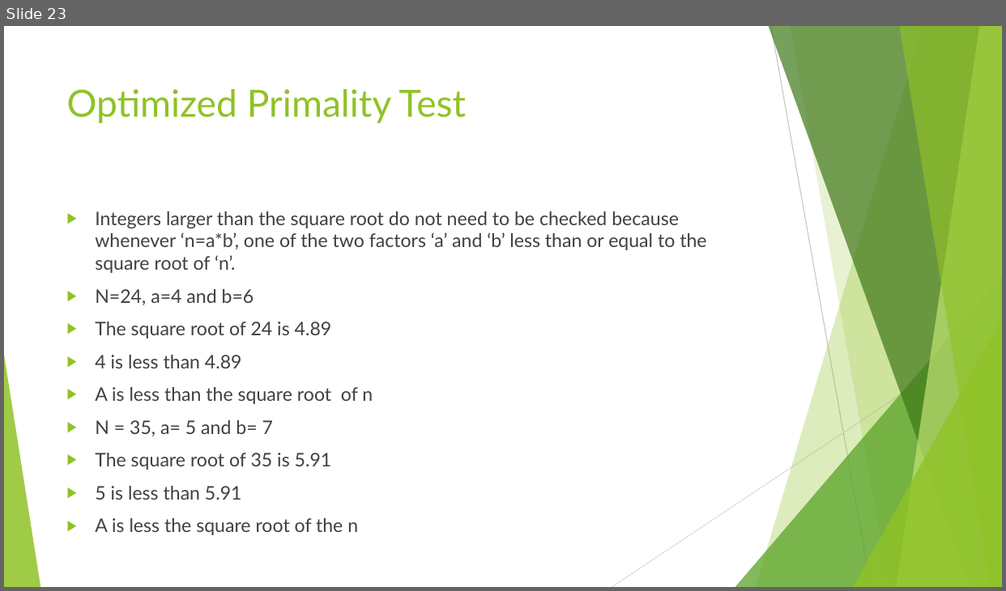
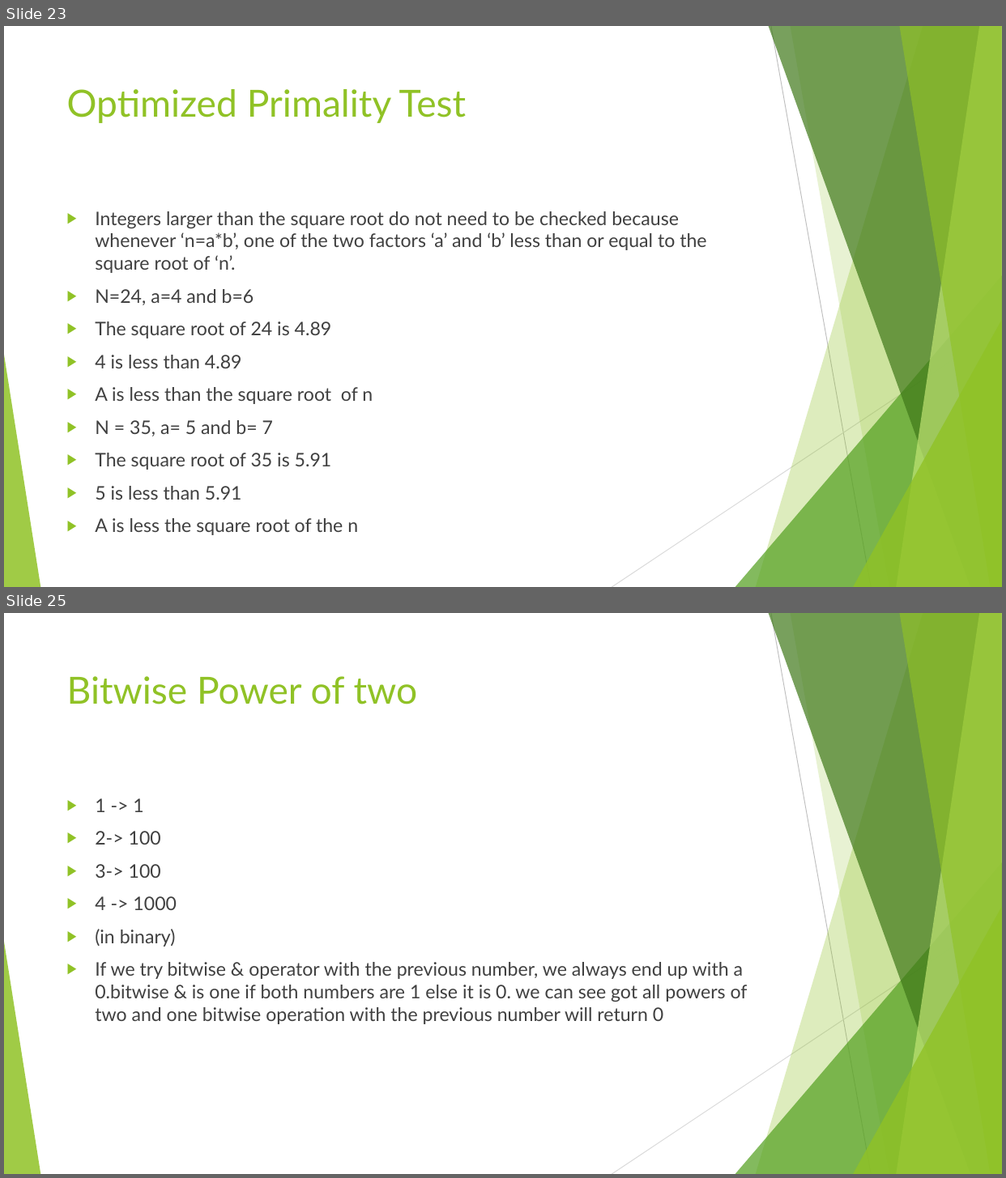
Before and after one commit to divyaparyani67/DSA, a slide deck: DSA- Learning.pptx. Shown one above the other, each under a label of ours: slide 23 before the commit, slides 23 and 25 after it; the slides between them are not shown. The pictures are 1006x591 and 1006x1178 pixels, drawn with LibreOffice and Linux fonts; fonts in the diff are those of the drawing. Boxes give left, top, right and bottom in pixels: in the first picture for what was removed or moved away, otherwise in the second. Text is boxed around its words. In the diff, an @@ line names an element or a change of style, - is before the commit and + after.

Commit message:
power of two

```diff
--- a/DSA- Learning.pptx
+++ b/DSA- Learning.pptx
@@ slide 25 added at (x1=4, y1=613, x2=1002, y2=1174), background #FFFFFF; not listed: 10 template elements that a slide beside it also shows @@
@@ title added at (x1=67, y1=676, x2=418, y2=705), 36 pt, text #90C226 @@
+Bitwise Power of two
@@ text added at (x1=95, y1=798, x2=748, y2=1024), 18 pt, text #404040 @@
+▶ 1 -> 1
+▶ 2-> 100
+▶ 3-> 100
+▶ 4 -> 1000
+▶ (in binary)
+▶ If we try bitwise & operator with the previous number, we always end up with a 0.bitwise & is one if both numbers are 1 else it is 0. we can see got all powers of two and one bitwise operation with the previous number will return 0
```
Also in this commit, not shown: 2 other slides added, 1 other file.
